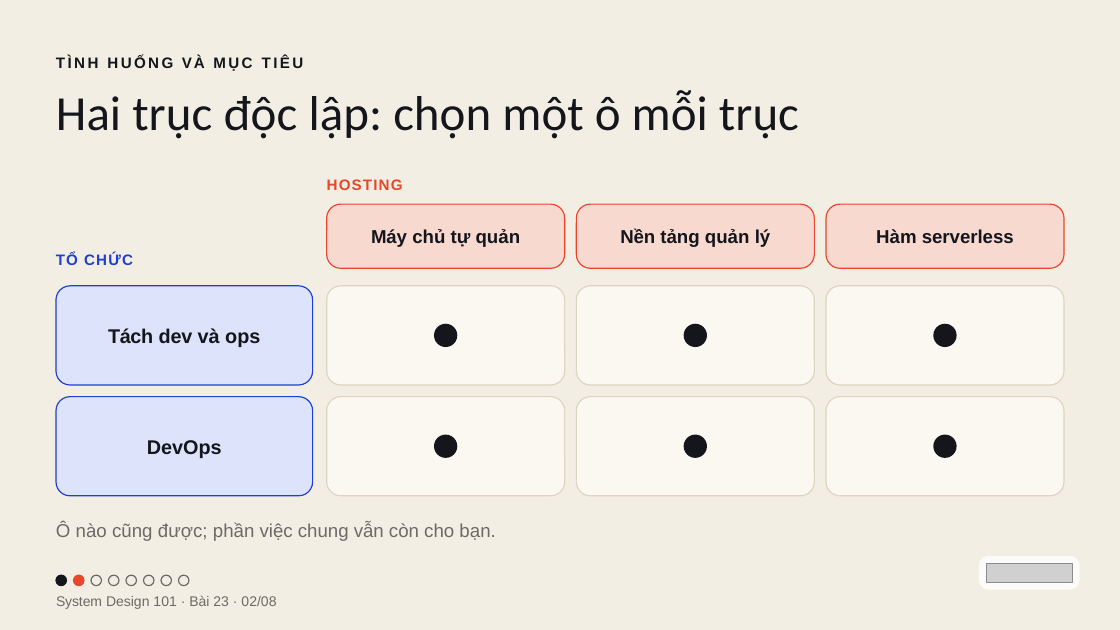
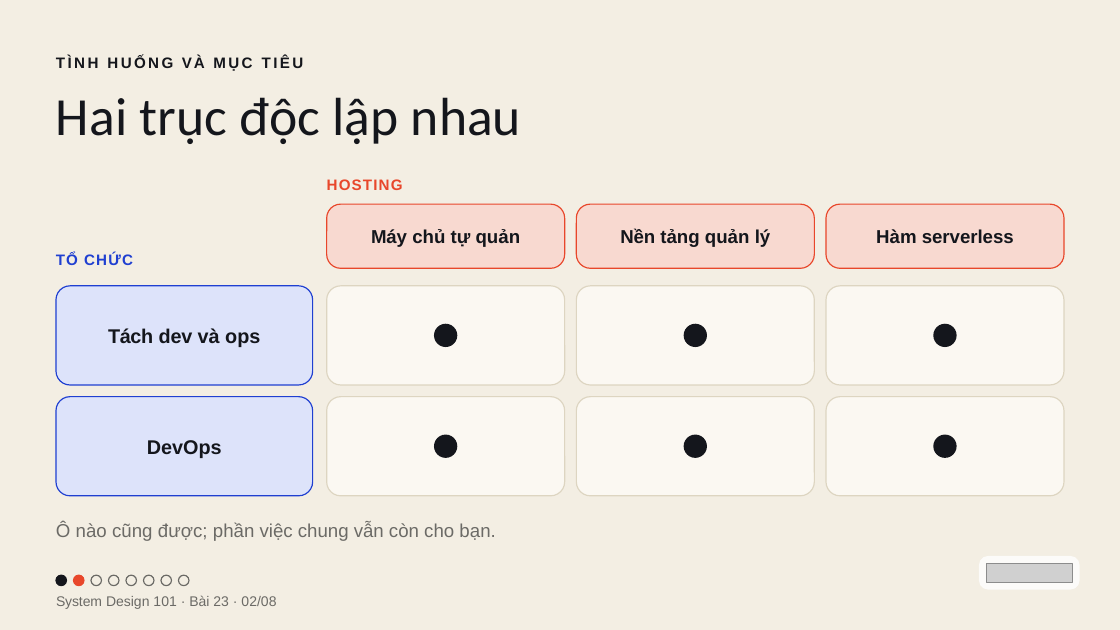
Before and after one commit to vohoailinh90/tool-marketing-studio, a slide deck: slide 2 of system-design-101/vi/lessons/sd-13-023/slides/sd-13-023.pptx. Drawn at 1120x630 pixels with LibreOffice and Linux fonts; fonts in the diff are those of the drawing; grey boxes stand for pictures. Boxes give left, top, right and bottom in pixels: in the first picture for what was removed or moved away, otherwise in the second. Text is boxed around its words. In the diff, an @@ line names an element or a change of style, - is before the commit and + after.

```diff
--- a/system-design-101/vi/lessons/sd-13-023/slides/sd-13-023.pptx
+++ b/system-design-101/vi/lessons/sd-13-023/slides/sd-13-023.pptx
@@ text at bbox=[56, 97, 521, 144]: text changed; size 63 to 69 pt @@
-Hai trục độc lập: chọn một ô mỗi trục
+Hai trục độc lập nhau
```
Also in this commit, not shown: 5 other slides changed, 4 other files.
